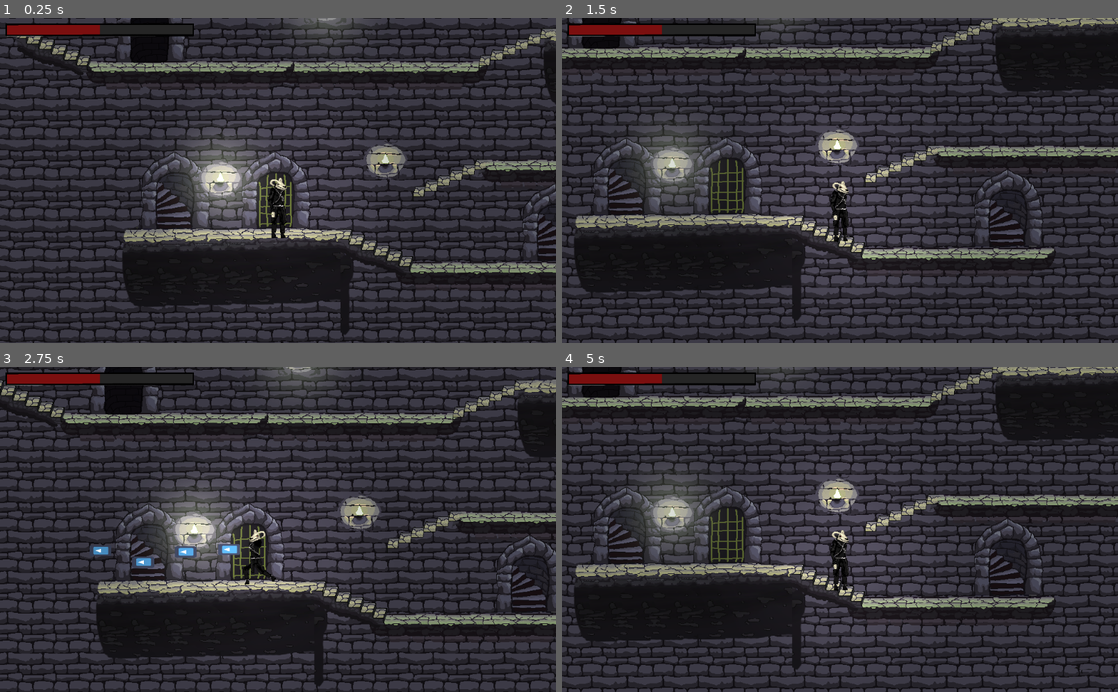
Above: before the commit, frames 1-4 (two rows, left to right).
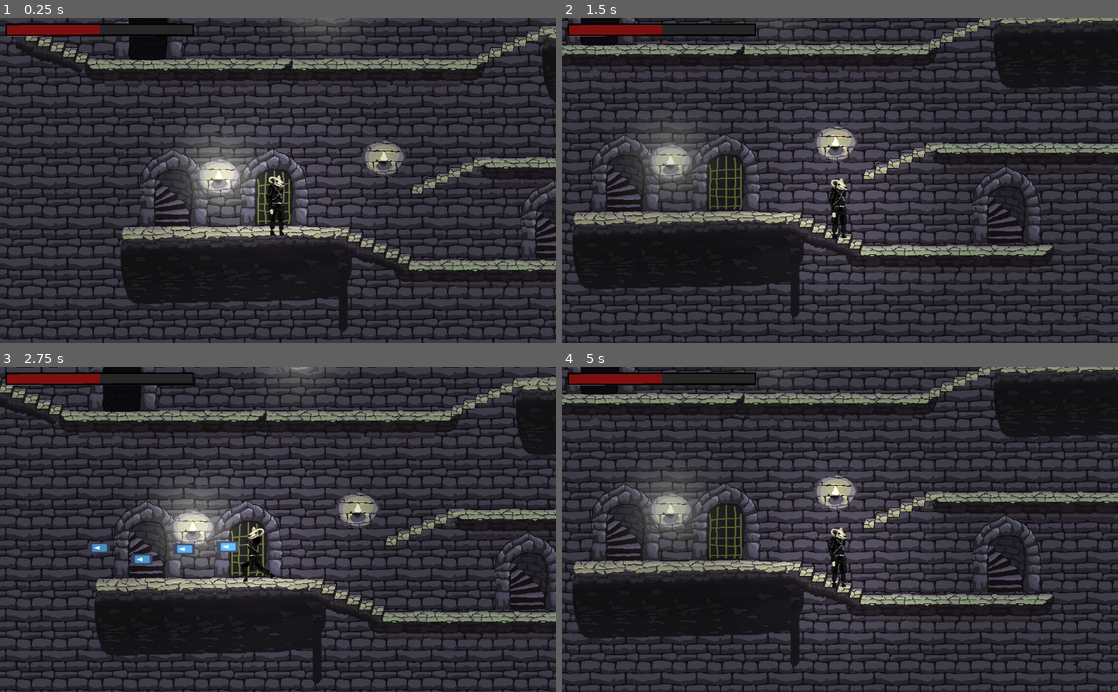
Above: after the commit, the same moments.

Repository: IgorBayerl/godot-game-liliths-crusade
Game: Godot game, scene res://src/Scenes/Main.tscn
Same seed, same stepped clock (60 frames per second), same inputs: the game is played once before the commit and once after it. The engine's default icon, where the game draws it, is replaced by a stand-in: a white triangle on a blue panel in a dark square.
Inputs (mouse positions are in pixels of both pictures, inside the frame that each line leads up to):
- Up to frame 1 (0.25 s): no input
- Up to frame 2 (1.5 s): move the mouse to (962, 164) at 0.52 s; hold D (move_RIGHT) 0.53-1.25 s; tap L (hability) at 0.6 s; click (962, 164) at 0.67 s; tap J (jump) at 0.77 s; drag from (728, 196) to (812, 245) at 1.27 s
- Up to frame 3 (2.75 s): move the mouse to (333, 458) at 2.02 s; hold A (move_LEFT) from 2.03 s (still down); hold K (shoot) from 2.03 s (still down)
- Up to frame 4 (5 s): release A (move_LEFT) at 2.75 s; release K (shoot) at 2.75 s; drag from (812, 594) to (673, 480) at 2.77 s; move the mouse to (1006, 578) at 3.52 s; hold D (move_RIGHT) 3.53-4.25 s; tap H (interact) at 3.6 s; tap J (jump) at 3.77 s; drag from (673, 480) to (756, 448) at 4.27 s

The runs differ from the first frame. In frame 1, 45% of the frame differs, in the area x 0-100%, y 0-100%; in frame 2, 49%; in frame 3, 45%; in frame 4, 49%.

Commit message:
screen resolution

Diff:
--- a/project.godot
+++ b/project.godot
@@ -18,6 +18,10 @@
 config/name="Jogo Godot"
 run/main_scene="res://src/Scenes/Main.tscn"
 config/icon="res://icon.png"
+
+[display]
+
+window/stretch/mode="viewport"
 
 [input]
 
@@ -96,4 +100,6 @@
 
 [rendering]
 
+quality/intended_usage/framebuffer_allocation=1
+quality/intended_usage/framebuffer_allocation.mobile=1
 environment/default_environment="res://default_env.tres"
--- a/src/Actors/Player.tscn
+++ b/src/Actors/Player.tscn
@@ -73,7 +73,7 @@
 stream = ExtResource( 5 )
 
 [node name="Camera2D" parent="." instance=ExtResource( 7 )]
-position = Vector2( 0, -2.11893 )
+position = Vector2( 5.21424, 7.7881 )
 offset = Vector2( 0, 0 )
 limit_smoothed = true
 offset_v = -0.7
